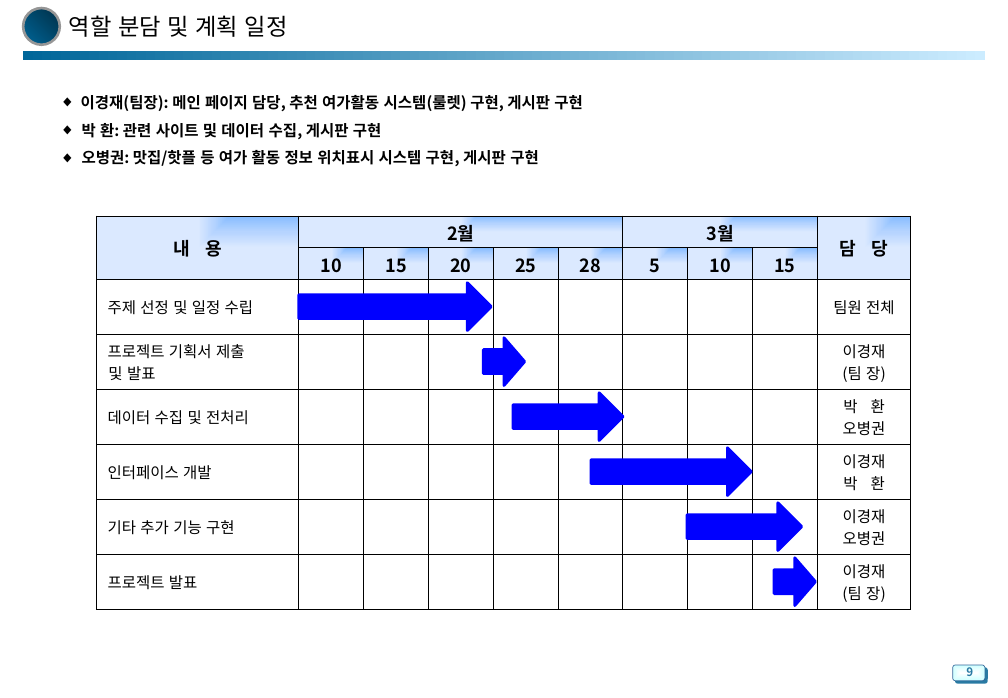
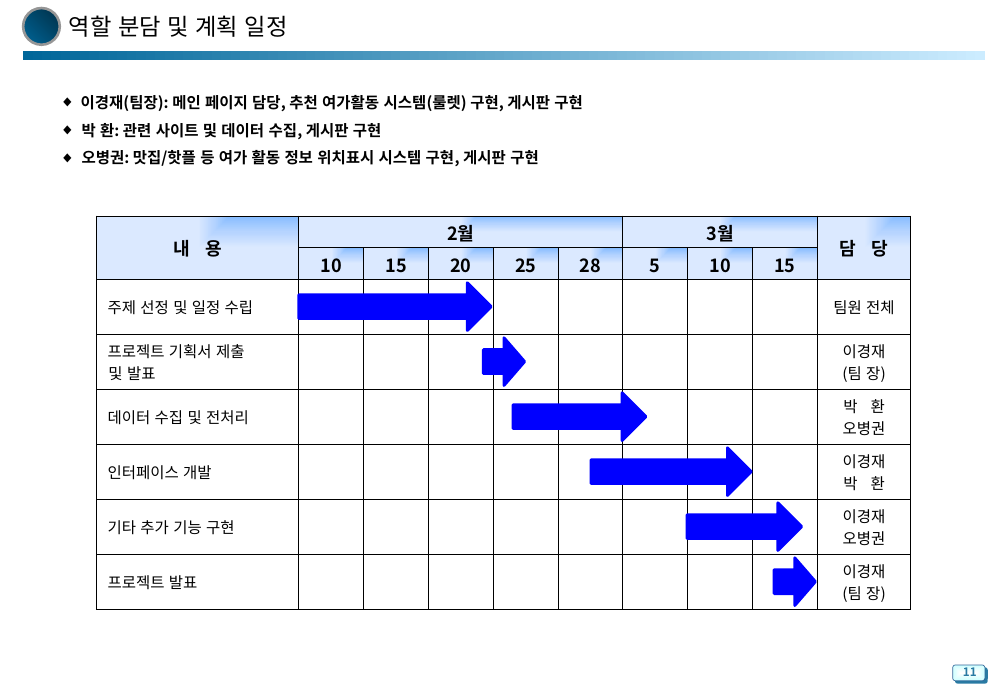
Before and after one commit to power080900/exerciseproject, a slide deck: slide 12 of 2022.02.23_인터페이스 개발 프로젝트 계획서(5조).pptx (slide 10 before the commit). Drawn at 1008x698 pixels with LibreOffice and Linux fonts; fonts in the diff are those of the drawing; background and template pictures are left out. Boxes give left, top, right and bottom in pixels: in the first picture for what was removed or moved away, otherwise in the second. Text is boxed around its words. In the diff, an @@ line names an element or a change of style, - is before the commit and + after.

Commit message:
0222

```diff
--- a/2022.02.23_인터페이스 개발 프로젝트 계획서(5조).pptx
+++ b/2022.02.23_인터페이스 개발 프로젝트 계획서(5조).pptx
@@ right arrow: place and size @@
-right arrow at (514,393,624,440)
+right arrow at (514,393,647,440)
@@ page number at (963,664,977,676): text changed @@
-9
+11
```
Also in this commit, not shown: 2 slides added.
